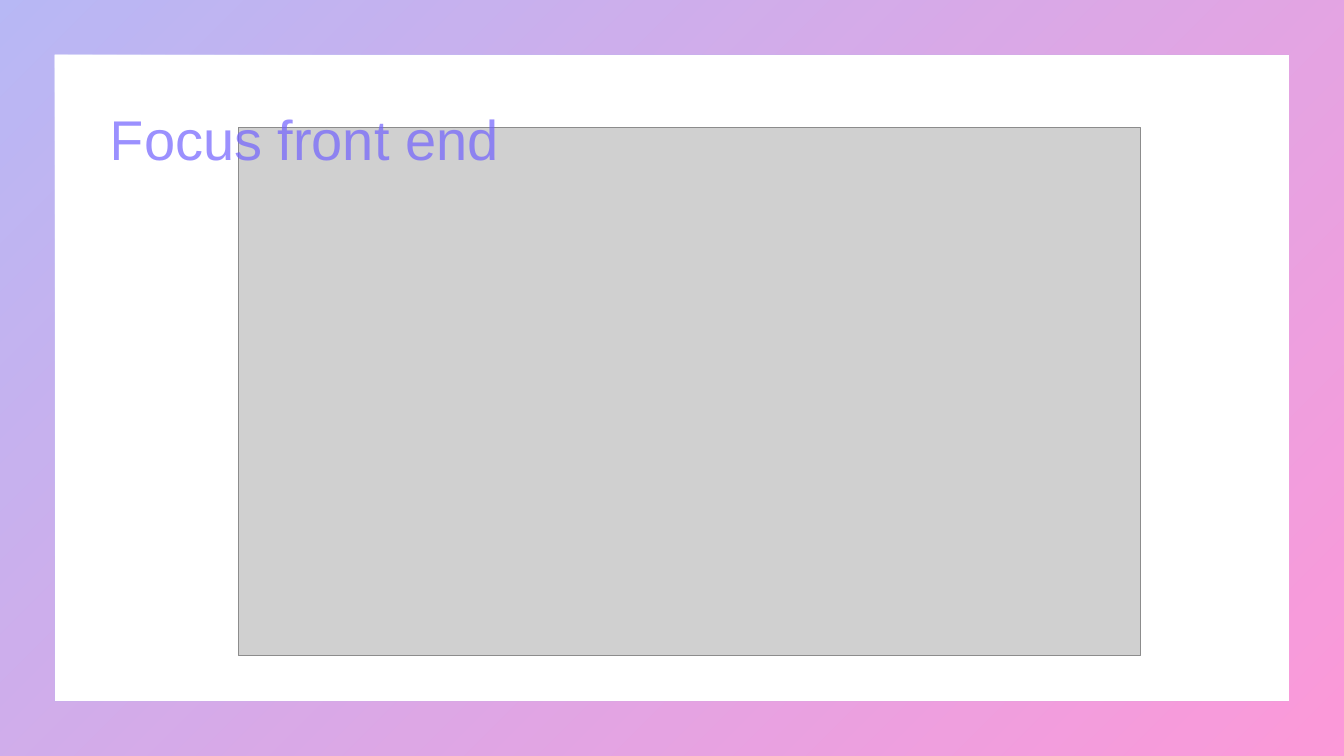
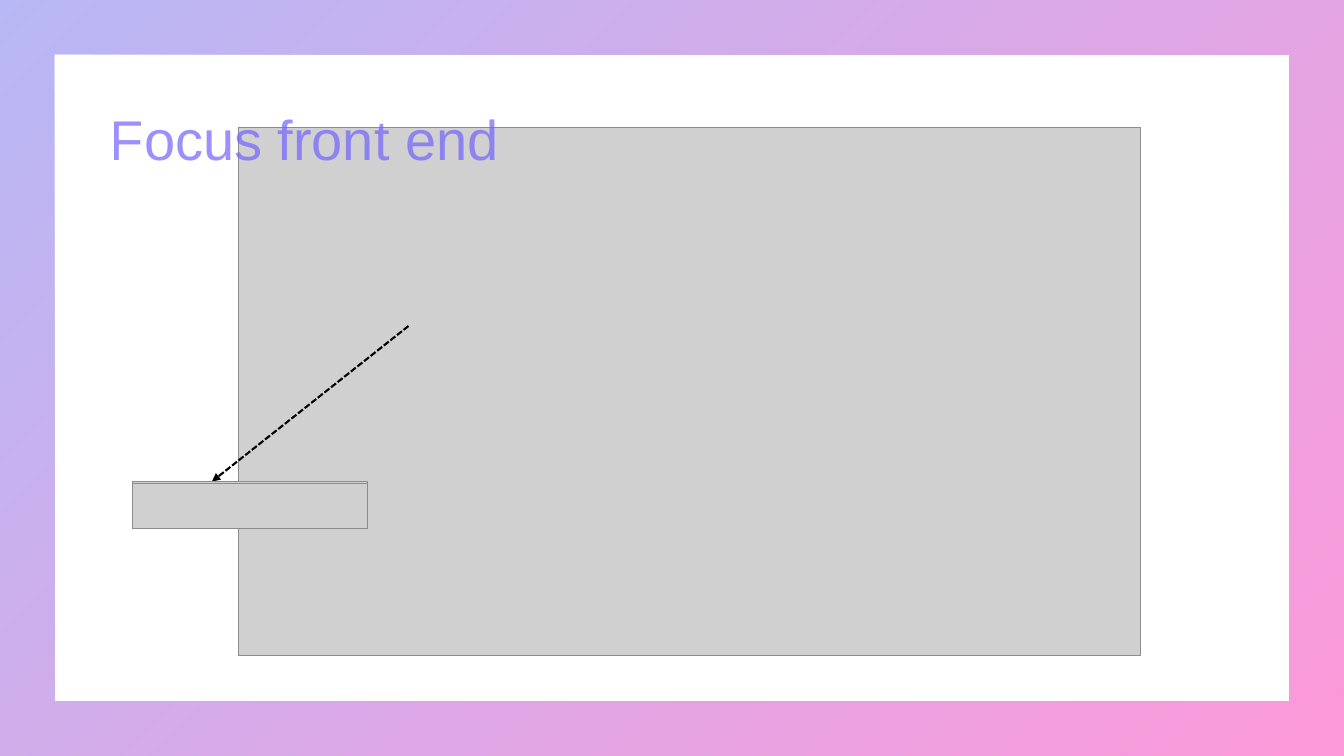
Before and after one commit to mapette/sos_immo_backend, a slide deck: slide 6 of doc/présentation V3.pptx. Drawn at 1344x756 pixels with LibreOffice and Linux fonts; fonts in the diff are those of the drawing; grey boxes stand for pictures. Boxes give left, top, right and bottom in pixels: in the first picture for what was removed or moved away, otherwise in the second. Text is boxed around its words. In the diff, an @@ line names an element or a change of style, - is before the commit and + after.

```diff
--- a/doc/présentation V3.pptx
+++ b/doc/présentation V3.pptx
@@ arrow added from (408, 326) to (212, 482), #000000 1.5 pt dashed @@
@@ picture added at [132,486,222,529] @@
@@ picture added at [132,482,367,529] @@
@@ picture added at [133,484,367,529] @@
```
Also in this commit, not shown: 5 other slides changed, 2 slides added, 1 slide removed, 3 other files.
